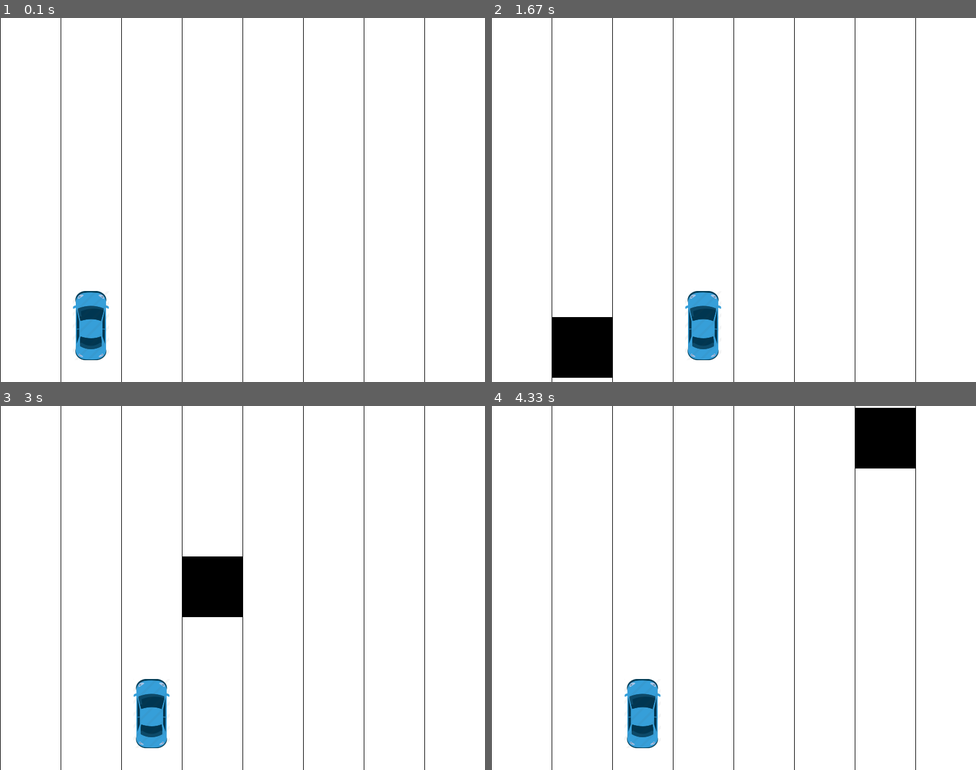
Above: before the commit, frames 1-4 (two rows, left to right).
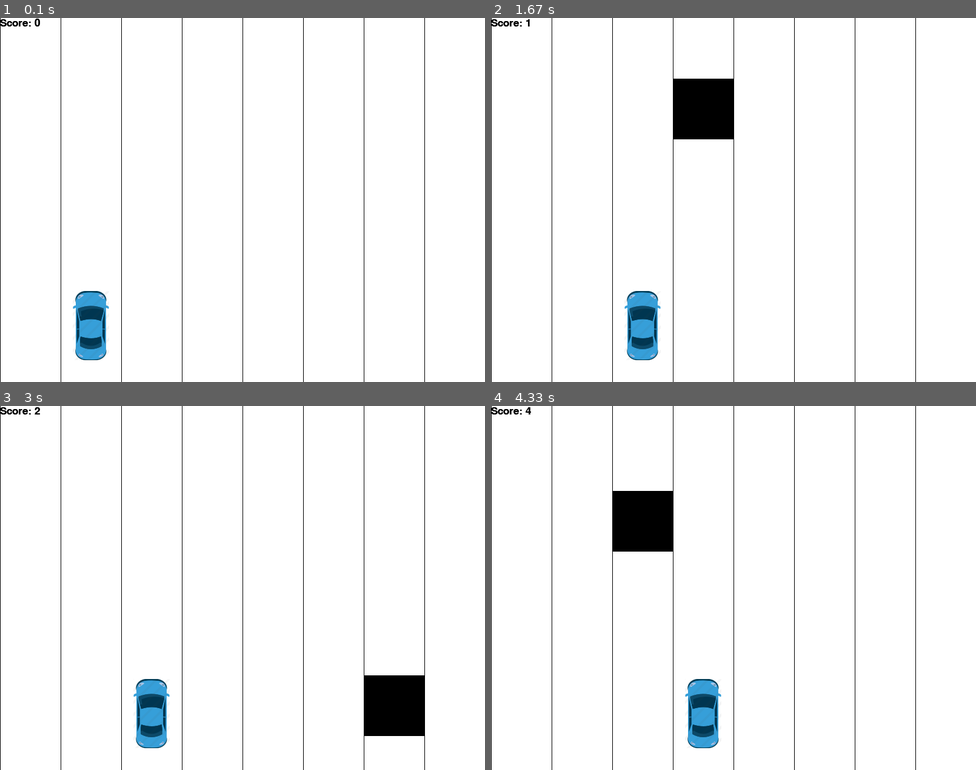
Above: after the commit, the same moments.

Repository: uarman29/Python
Game: pygame game, started from RaceCar/Race_Car.py
Same seed, same stepped clock (60 frames per second), same inputs: the game is played once before the commit and once after it.
Inputs:
- Up to frame 1 (0.1 s): no input
- Up to frame 2 (1.67 s): hold Right 0.33-0.8 s; hold Right 0.83-1.3 s; hold Left from 1.33 s (still down)
- Up to frame 3 (3 s): release Left at 1.87 s; hold Left 1.9-2.3 s; hold Right 2.33-2.97 s
- Up to frame 4 (4.33 s): hold Left 3-3.47 s; hold Right 3.5-3.97 s; hold Right from 4 s (still down)

The runs differ from the first frame. In frame 1, less than 0.1% of the frame differs, in the area x 0-9%, y 0-3%; in frame 2, 6.5%; in frame 3, 4.2%; in frame 4, 6.5%, in the area x 0-88%, y 0-94%.

Commit message:
Added Score & Continuous Collision

Diff:
--- a/RaceCar/Race_Car.py
+++ b/RaceCar/Race_Car.py
@@ -35,15 +35,15 @@
 def drawRect(left, top, width, height, color):
     pygame.draw.rect(gameDisplay, color, [left, top, width, height])
 
-def laneManker():
-    laneNumber = display_width/8
-
+def scoreDisplay(score):
+    style = pygame.font.SysFont(None,25)
+    text = style.render("Score: "+str(score), True, BLACK)
+    gameDisplay.blit(text,(0,0))
 
 def gameLoop():
     crashed = False
     x = (display_width*.45)
     y = (display_height*.75)
-    current_direction = 0
     current_lane = 1
     num_lanes = 8
     lane_width = 100
@@ -53,7 +53,8 @@
     rect_starty = -200
     rect_width = 100
     rect_height = 100
-    rect_speed = 7
+    rect_speed = random.randrange(10, 20)
+    dodged = 0
 
     while not crashed:
         for event in pygame.event.get():
@@ -62,13 +63,9 @@
 
             if event.type == pygame.KEYDOWN:
                 if event.key == pygame.K_LEFT:
-                    current_direction = -1
+                    current_lane += -1
                 elif event.key == pygame.K_RIGHT:
-                    current_direction = 1
-
-            if event.type == pygame.KEYUP:
-                if (current_direction == -1 and event.key == pygame.K_LEFT) or (current_direction == 1 and event.key == pygame.K_RIGHT):
-                    current_lane += current_direction
+                    current_lane += 1
 
         if current_lane <= 0:
             current_lane = 0
@@ -81,13 +78,13 @@
 
         gameDisplay.fill(WHITE)
         placeCar(x, y)
-
-        drawRect(rect_startx, rect_starty, rect_width, rect_height, BLACK)
-        rect_starty += rect_speed
+        scoreDisplay(dodged)
 
         for i in range(0, num_lanes):
             pygame.draw.line(gameDisplay, BLACK, (lane_width * i, 0), (lane_width * i, display_height))
 
+        rect_starty += rect_speed
+        drawRect(rect_startx, rect_starty, rect_width, rect_height, BLACK)
         pygame.display.update()
 
         if current_lane == rect_lane and rect_starty+rect_height > y and rect_starty <= display_height:
@@ -99,7 +96,11 @@
             rect_lane = random.randrange(0, num_lanes)
             rect_startx = rect_lane * lane_width
             rect_starty = -200
+            rect_speed = random.randrange(10, 20)
+            dodged += 1
 
+        scoreDisplay(dodged)
+        pygame.display.update()
         clock.tick(60)
 
     pygame.quit()
